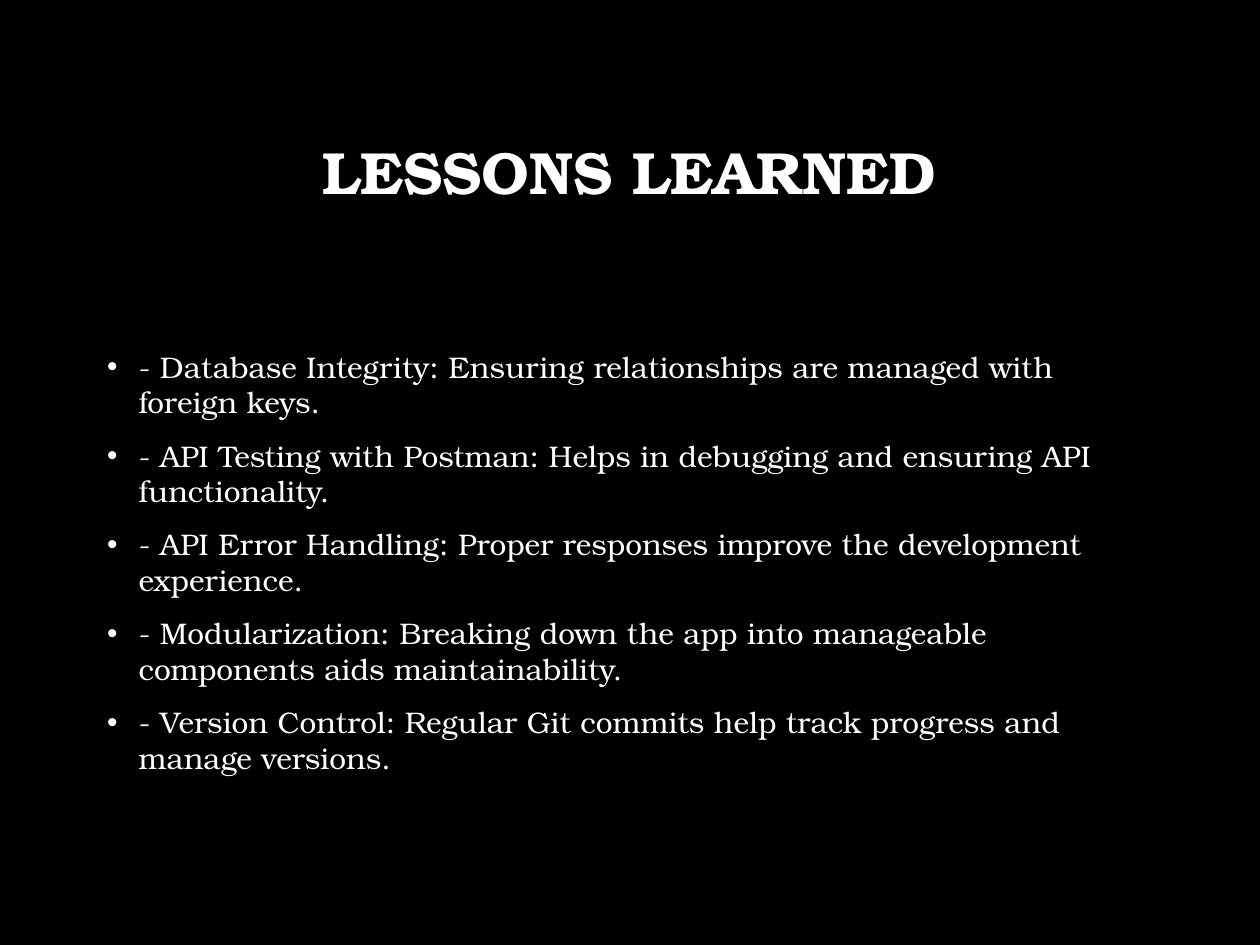
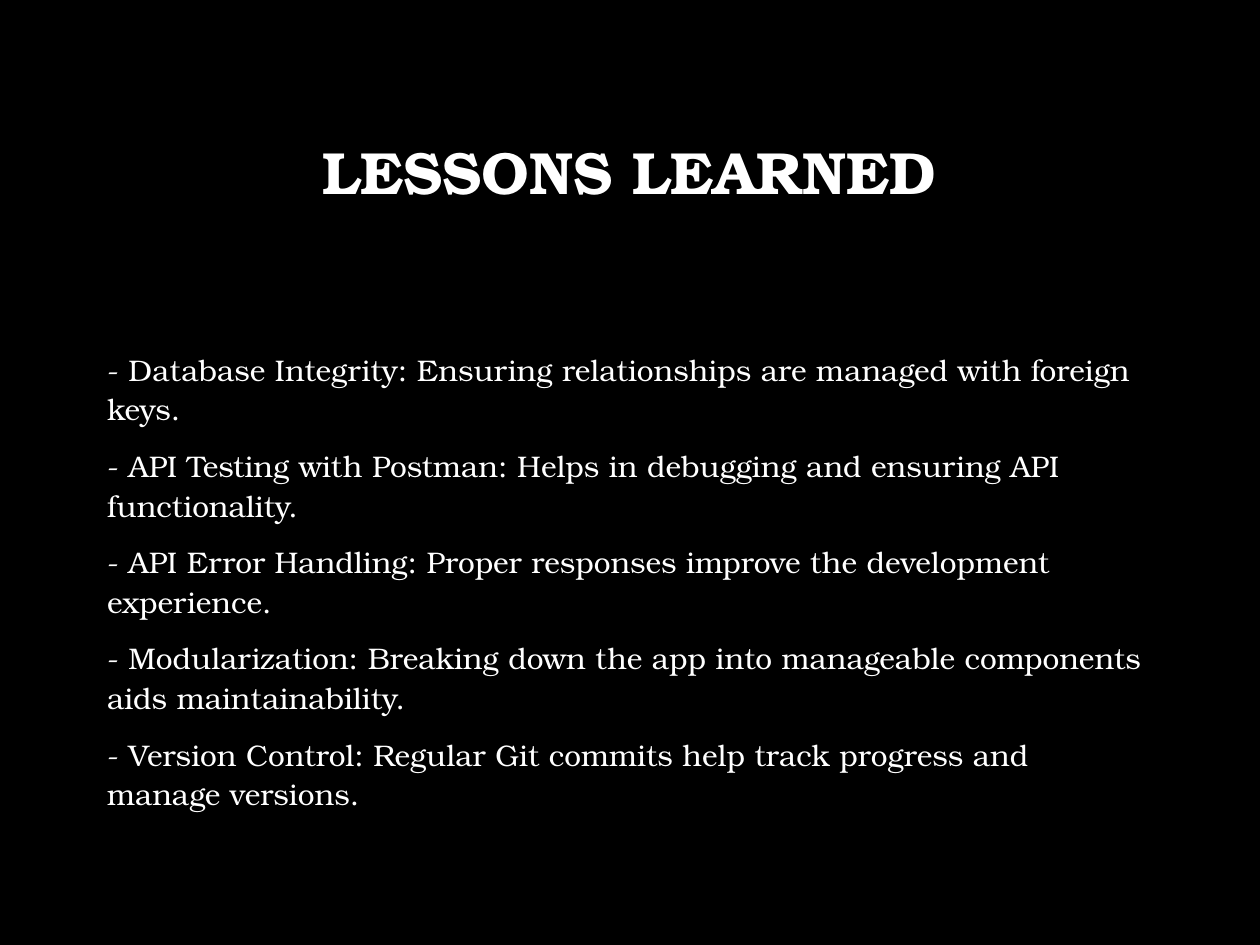
Before and after one commit to matthewkollar/CST-391-Milestone-3-Benchmark, a slide deck: slide 5 of docs/FaithTrack_Milestone_3_Presentation.pptx. Drawn at 1260x945 pixels with LibreOffice and Linux fonts; fonts in the diff are those of the drawing; background and template pictures are left out. Boxes give left, top, right and bottom in pixels: in the first picture for what was removed or moved away, otherwise in the second. Text is boxed around its words. In the diff, an @@ line names an element or a change of style, - is before the commit and + after.

```diff
--- a/docs/FaithTrack_Milestone_3_Presentation.pptx
+++ b/docs/FaithTrack_Milestone_3_Presentation.pptx
@@ text "- Database Integrity: Ensuring relationships ..." at box(107, 359, 1141, 812): bullet • to none; line spacing 1 to 1.1 @@
```
Also in this commit, not shown: 5 other slides changed.
